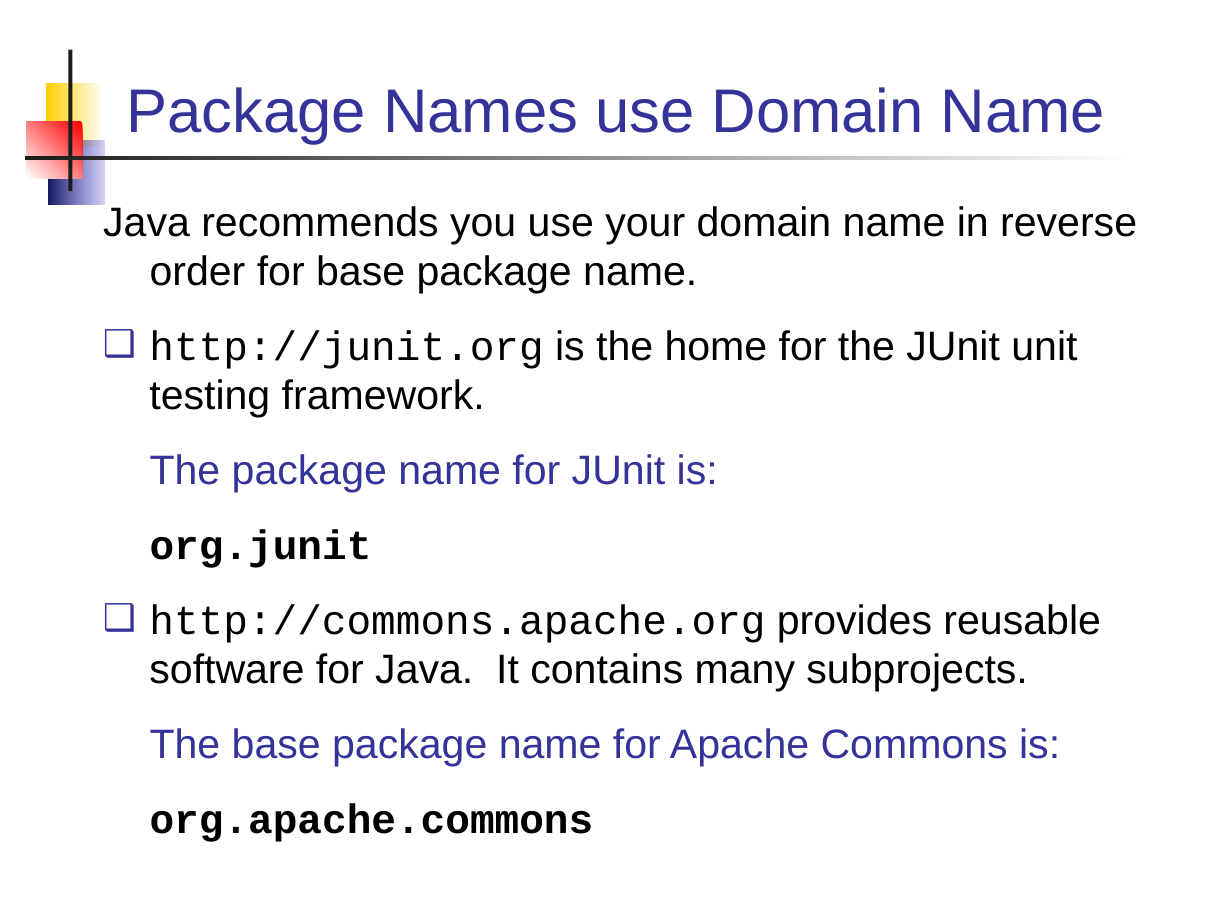
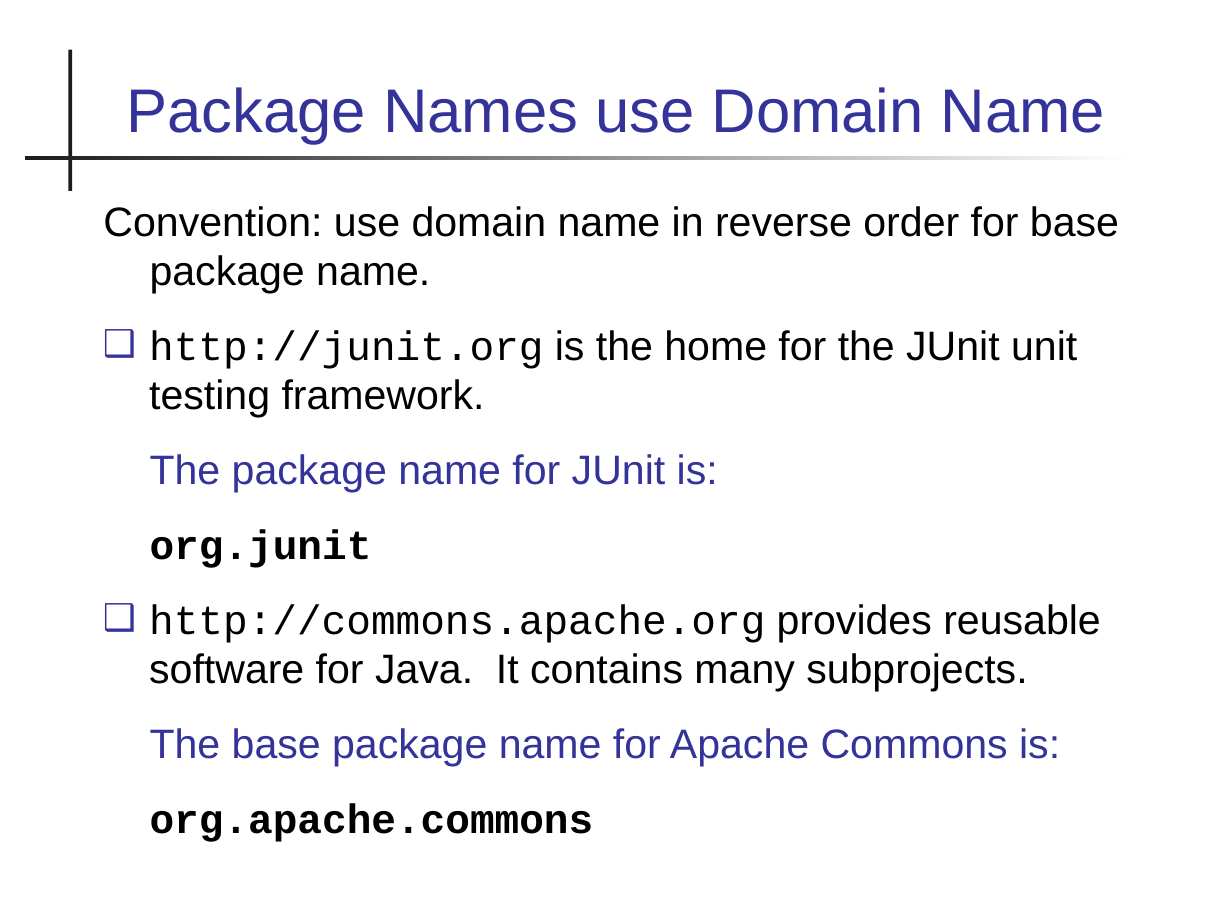
Before and after one commit to skeoop/skeoop.github.io, a slide deck: slide 18 of java-basics/21-Packages.ppt. Drawn at 1232x924 pixels with LibreOffice and Linux fonts; fonts in the diff are those of the drawing. Boxes give left, top, right and bottom in pixels: in the first picture for what was removed or moved away, otherwise in the second. Text is boxed around its words. In the diff, an @@ line names an element or a change of style, - is before the commit and + after.

Commit message:
update some slides on java basics

```diff
--- a/java-basics/21-Packages.ppt
+++ b/java-basics/21-Packages.ppt
@@ rectangle removed at [46, 83, 103, 147] @@
@@ rectangle removed at [27, 122, 83, 179] @@
@@ rectangle removed at [48, 140, 103, 205] @@
@@ text at [103, 206, 1119, 293]: text changed @@
-Java recommends you use your domain name in reverse order for base package name.
+Convention: use domain name in reverse order for base package name.
```
Also in this commit, not shown: 16 other slides changed, 1 slide added, 1 slide removed, 16 other files.
